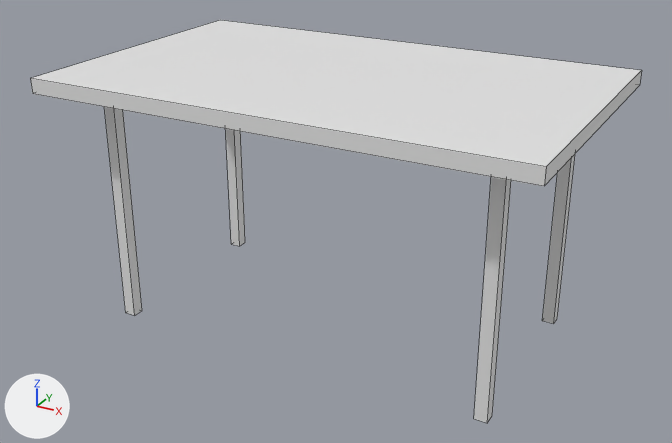
An edit to the FBX model Content/Props/Meshes/Table/Table.fbx, drawn before and after from the same camera.
The view is the same before and after, from a 50 mm lens placed at (1.68, -3.09, 1.98), pointed at (0.0, -0.04, 0.46). Lighting does not change. The marker at lower left points along +X, +Y and +Z. Mesh edges are drawn as thin lines. Where no turn or scale is listed for an object, it has been applied to the vertices.

In view in the first picture: 'TableLeg0', 'TableLeg1', 'TableLeg2', 'TableLeg3', 'Tabletop'.
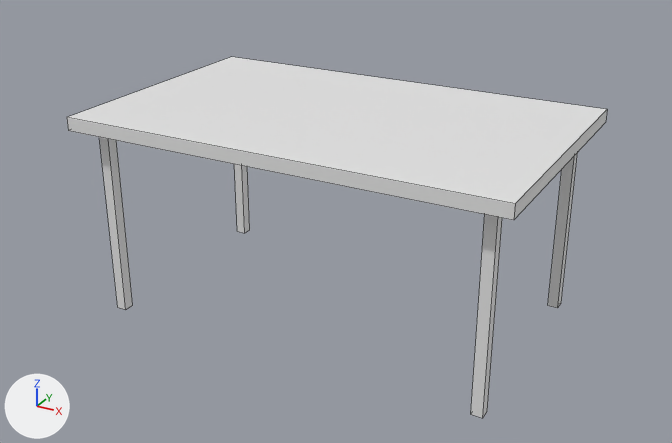
Boxes [x1, y1, x2, y2] around the edits, measured in the pictures (672 x 443 px):
'Tabletop', mesh rescaled, moved (12% narrower)
    before: [30, 20, 641, 186]
    after: [67, 57, 607, 220]
'TableLeg2', moved
    before: [474, 177, 511, 423]
    after: [471, 214, 502, 418]
'TableLeg3', moved
    before: [104, 107, 142, 316]
    after: [99, 137, 133, 310]
'TableLeg1', moved
    before: [542, 154, 575, 324]
    after: [548, 152, 578, 308]
'TableLeg0', moved
    before: [226, 129, 245, 246]
    after: [234, 164, 250, 233]

Patch to the scene script:
```diff
--- a/Content/Props/Meshes/Table/Table.fbx.py
+++ b/Content/Props/Meshes/Table/Table.fbx.py
@@ me_cube @@
 me_cube.from_pydata(...)  # 8 vertices, 6 faces; spans x -1.0..1.0, y -0.62..0.62, z -0.03..0.03
 # used by ob_tabletop; location = (0.0, 0.0, 1.03)
+# me_cube part 1: the whole mesh is scaled about its middle by 0.9
 me_cube.materials.append(mat_tabletop_material)
@@ ob_tableleg3 @@
 ob_tableleg3 = bpy.data.objects.new('TableLeg3', me_cube_004)
-ob_tableleg3.location = (-0.8, -0.4, 0.5)
+ob_tableleg3.location = (-0.8, -0.45, 0.45)
@@ ob_tabletop @@
 ob_tabletop = bpy.data.objects.new('Tabletop', me_cube)
-ob_tabletop.location = (0.0, 0.0, 1.03)
+ob_tabletop.location = (0.0, 0.0, 0.877)
@@ ob_tableleg0 @@
 ob_tableleg0 = bpy.data.objects.new('TableLeg0', me_cube_001)
-ob_tableleg0.location = (-0.8, 0.4, 0.5)
+ob_tableleg0.location = (-0.8, 0.45, 0.45)
@@ ob_tableleg1 @@
 ob_tableleg1 = bpy.data.objects.new('TableLeg1', me_cube_002)
-ob_tableleg1.location = (0.8, 0.4, 0.5)
+ob_tableleg1.location = (0.8, 0.45, 0.45)
@@ ob_tableleg2 @@
 ob_tableleg2 = bpy.data.objects.new('TableLeg2', me_cube_003)
-ob_tableleg2.location = (0.8, -0.4, 0.5)
+ob_tableleg2.location = (0.8, -0.45, 0.45)
```
